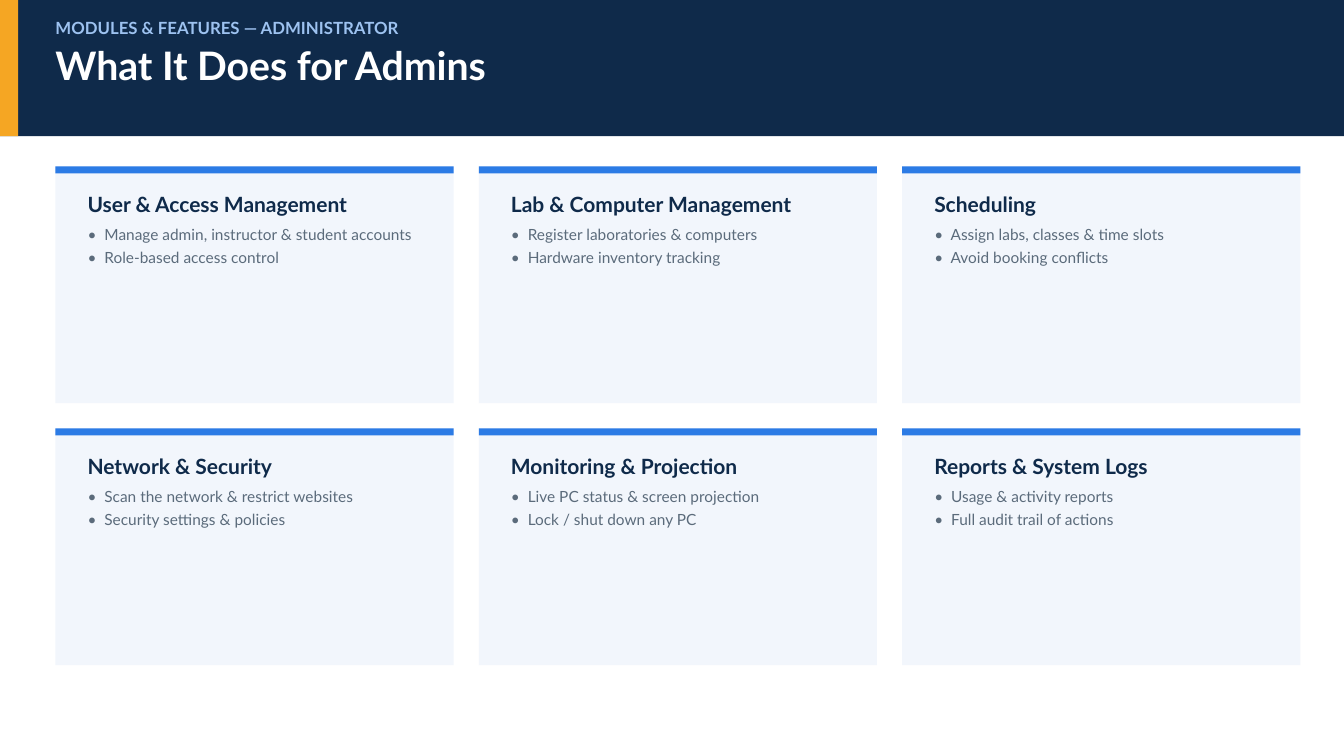
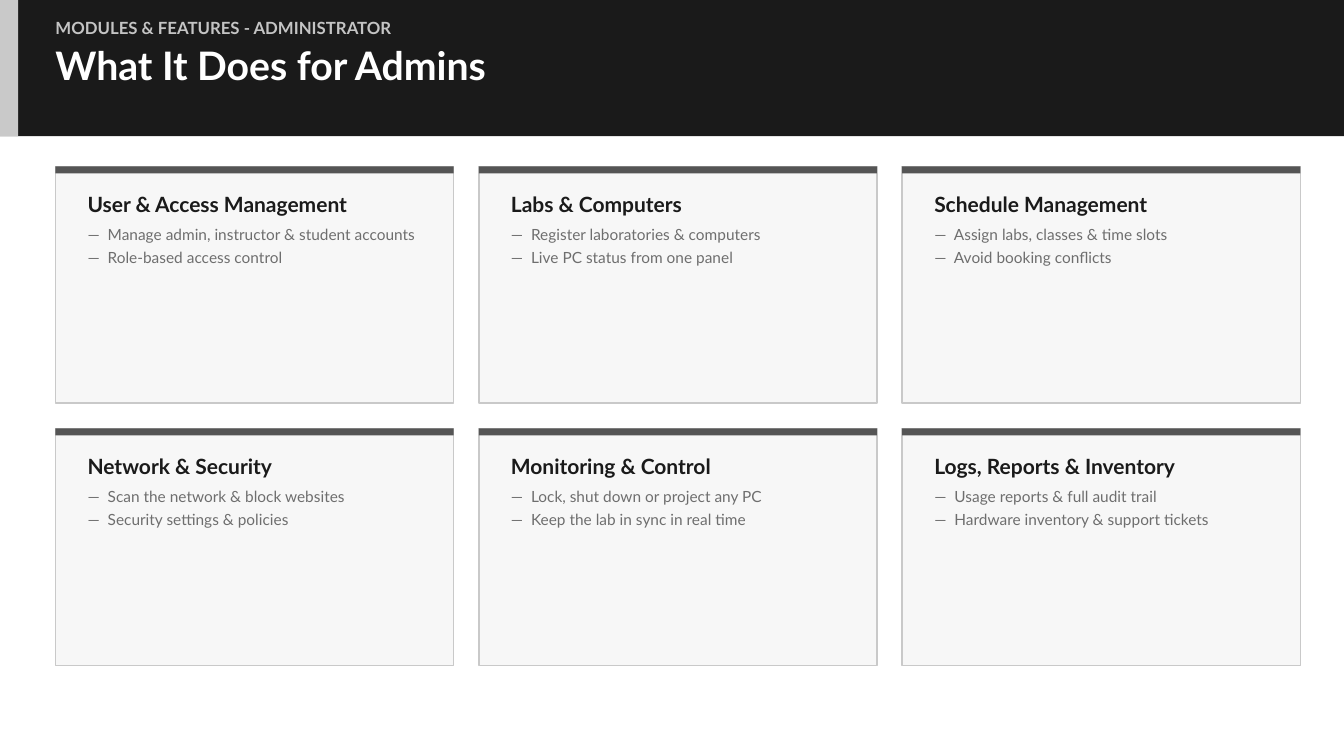
Before and after one commit to raphaelivanschool-sudo/DYCICLMSREAL, a slide deck: slide 4 of DYCI_CLMS_Presentation.pptx (slide 5 before the commit). Drawn at 1344x756 pixels with LibreOffice and Linux fonts; fonts in the diff are those of the drawing. Boxes give left, top, right and bottom in pixels: in the first picture for what was removed or moved away, otherwise in the second. Text is boxed around its words. In the diff, an @@ line names an element or a change of style, - is before the commit and + after.

Commit message:
Enhance dashboard statistics and UI components
- Updated the `/stats` endpoint to include detailed ticket statistics using the Ticket model.
- Removed placeholder values for session statistics and recent logs in the dashboard.
- Improved the AdminLayout and Login components to handle logo loading errors gracefully.
- Refactored the Dashboard component to remove unused session statistics and adjusted the layout.
- Enhanced the Hardware Inventory page to correctly unwrap API response data.
- Simplified the SessionDashboard component by removing unnecessary state and effects, and improved session duration display.
- Added a new PowerPoint presentation file for project documentation.

```diff
--- a/DYCI_CLMS_Presentation.pptx
+++ b/DYCI_CLMS_Presentation.pptx
@@ rectangle at [0,0,1344,136]: fill #0F2A4A to #1A1A1A @@
@@ rectangle at [0,0,18,136]: fill #F5A623 to #C9C9C9 @@
@@ text at [55,21,392,34]: text changed; text colour #9DC2F0 to #C4C4C4 @@
-MODULES & FEATURES — ADMINISTRATOR
+MODULES & FEATURES - ADMINISTRATOR
@@ text at [88,196,347,216]: text colour #0F2A4A to #1A1A1A in "User & Access Management" @@
@@ text at [511,196,761,266]: text changed; text colour #5B6B7B to #6E6E6E @@
-Lab & Computer Management
-• Register laboratories & computers
-• Hardware inventory tracking
+Labs & Computers
+— Register laboratories & computers
+— Live PC status from one panel
@@ text at [934,196,1167,266]: text changed; text colour #5B6B7B to #6E6E6E @@
-Scheduling
-• Assign labs, classes & time slots
-• Avoid booking conflicts
+Schedule Management
+— Assign labs, classes & time slots
+— Avoid booking conflicts
@@ text at [108,228,415,263]: text changed; text colour #5B6B7B to #6E6E6E @@
-• Manage admin, instructor & student accounts
-• Role-based access control
+— Manage admin, instructor & student accounts
+— Role-based access control
@@ fill #F2F6FC to #F7F7F7; outline none to #C9C9C9 1 pt in 6 elements at [55,166,454,403], [479,166,877,403], [902,166,1301,403], [55,429,454,665], [479,429,877,665], [902,429,1301,665] @@
@@ fill #2C7BE5 to #555555 in 6 elements at [55,166,454,173], [479,166,877,173], [902,166,1301,173], [55,429,454,436], [479,429,877,436], [902,429,1301,436] @@
@@ text at [88,458,272,478]: text colour #0F2A4A to #1A1A1A in "Network & Security" @@
@@ text at [511,458,762,528]: text changed; text colour #5B6B7B to #6E6E6E @@
-Monitoring & Projection
-• Live PC status & screen projection
-• Lock / shut down any PC
+Monitoring & Control
+— Lock, shut down or project any PC
+— Keep the lab in sync in real time
@@ text at [934,458,1209,528]: text changed; text colour #5B6B7B to #6E6E6E @@
-Reports & System Logs
-• Usage & activity reports
-• Full audit trail of actions
+Logs, Reports & Inventory
+— Usage reports & full audit trail
+— Hardware inventory & support tickets
@@ text at [108,490,345,528]: text changed; text colour #5B6B7B to #6E6E6E @@
-• Scan the network & restrict websites
-• Security settings & policies
+— Scan the network & block websites
+— Security settings & policies
```
Also in this commit, not shown: 6 other slides changed, 1 slide removed, 10 other files.
